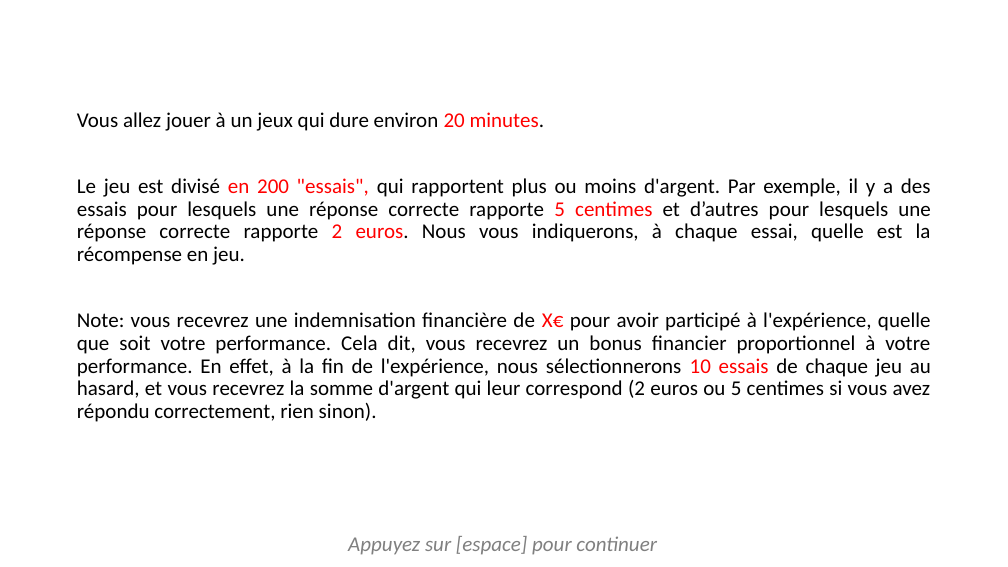
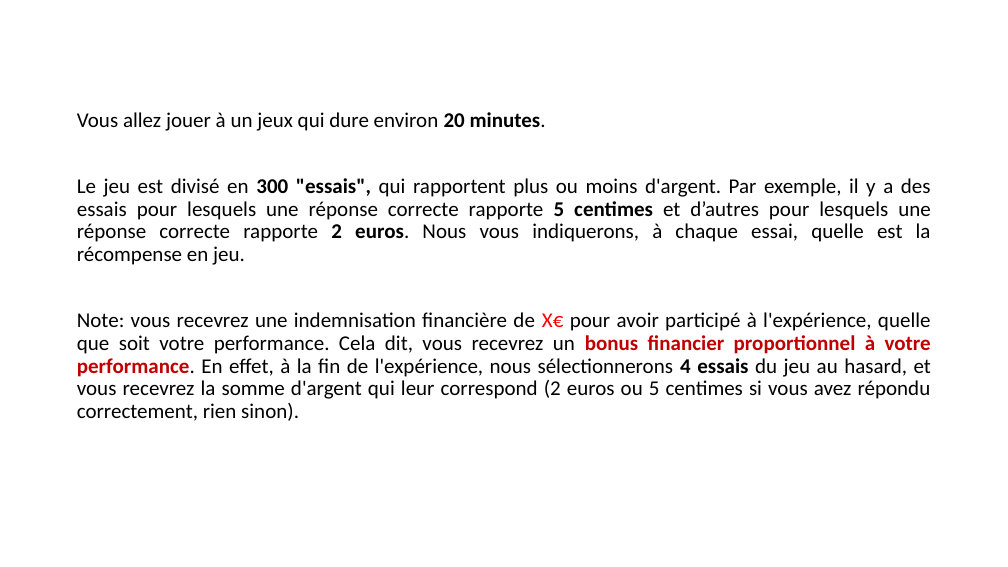
Before and after one commit to MBB-team/Online_Testing, a slide deck: slide 2 of Emotion_Regulation_JS/instructions/instructionsDiapo.pptx. Drawn at 1008x567 pixels with LibreOffice and Linux fonts; fonts in the diff are those of the drawing. Boxes give left, top, right and bottom in pixels: in the first picture for what was removed or moved away, otherwise in the second. Text is boxed around its words. In the diff, an @@ line names an element or a change of style, - is before the commit and + after.

```diff
--- a/Emotion_Regulation_JS/instructions/instructionsDiapo.pptx
+++ b/Emotion_Regulation_JS/instructions/instructionsDiapo.pptx
@@ text at (77,112,546,131): text colour #FF0000 to #000000, bold on in "20 minutes." @@
@@ text at (77,178,931,421): text changed @@
-Le jeu est divisé en 200 "essais", qui rapportent plus ou moins d'argent. Par exemple, il y a des essais pour lesquels une réponse correcte rapporte 5 centimes et d’autres pour lesquels une réponse correcte rapporte 2 euros. Nous vous indiquerons, à chaque essai, quelle est la récompense en jeu.
-Note: vous recevrez une indemnisation financière de X€ pour avoir participé à l'expérience, quelle que soit votre performance. Cela dit, vous recevrez un bonus financier proportionnel à votre performance. En effet, à la fin de l'expérience, nous sélectionnerons 10 essais de chaque jeu au hasard, et vous recevrez la somme d'argent qui leur correspond (2 euros ou 5 centimes si vous avez répondu correctement, rien sinon).
+Le jeu est divisé en 300 "essais", qui rapportent plus ou moins d'argent. Par exemple, il y a des essais pour lesquels une réponse correcte rapporte 5 centimes et d’autres pour lesquels une réponse correcte rapporte 2 euros. Nous vous indiquerons, à chaque essai, quelle est la récompense en jeu.
+Note: vous recevrez une indemnisation financière de X€ pour avoir participé à l'expérience, quelle que soit votre performance. Cela dit, vous recevrez un bonus financier proportionnel à votre performance. En effet, à la fin de l'expérience, nous sélectionnerons 4 essais du jeu au hasard, et vous recevrez la somme d'argent qui leur correspond (2 euros ou 5 centimes si vous avez répondu correctement, rien sinon).
@@ text removed at (348,536,657,555) @@
-Appuyez sur [espace] pour continuer
```
Also in this commit, not shown: 6 other slides changed, 4 slides added, 4 slides removed, 16 other files.
